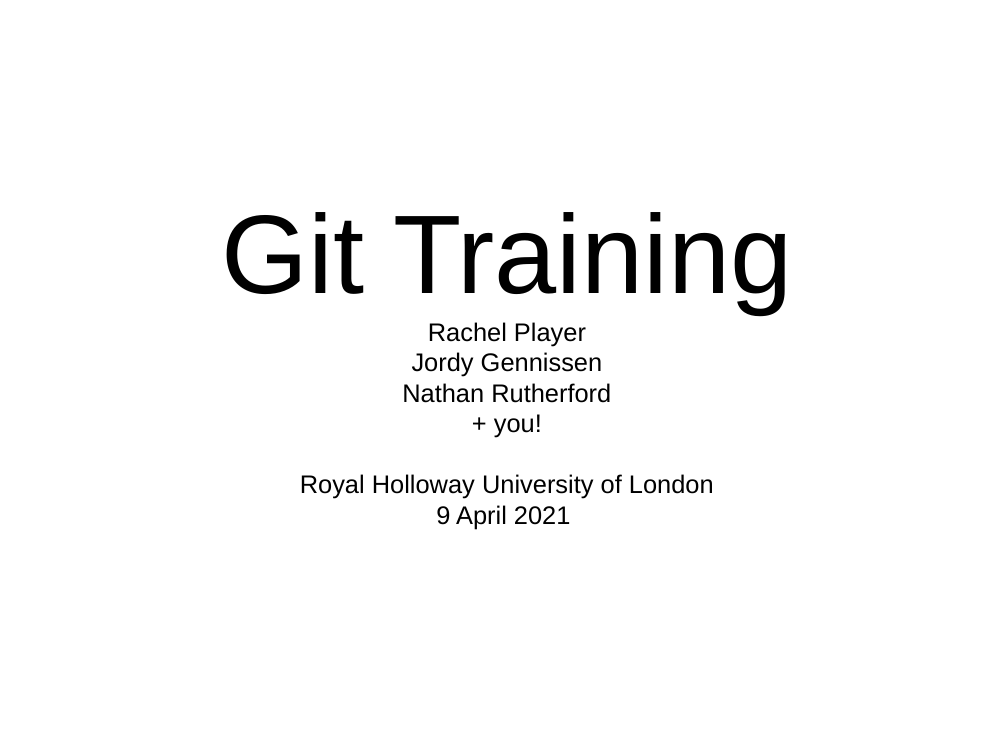
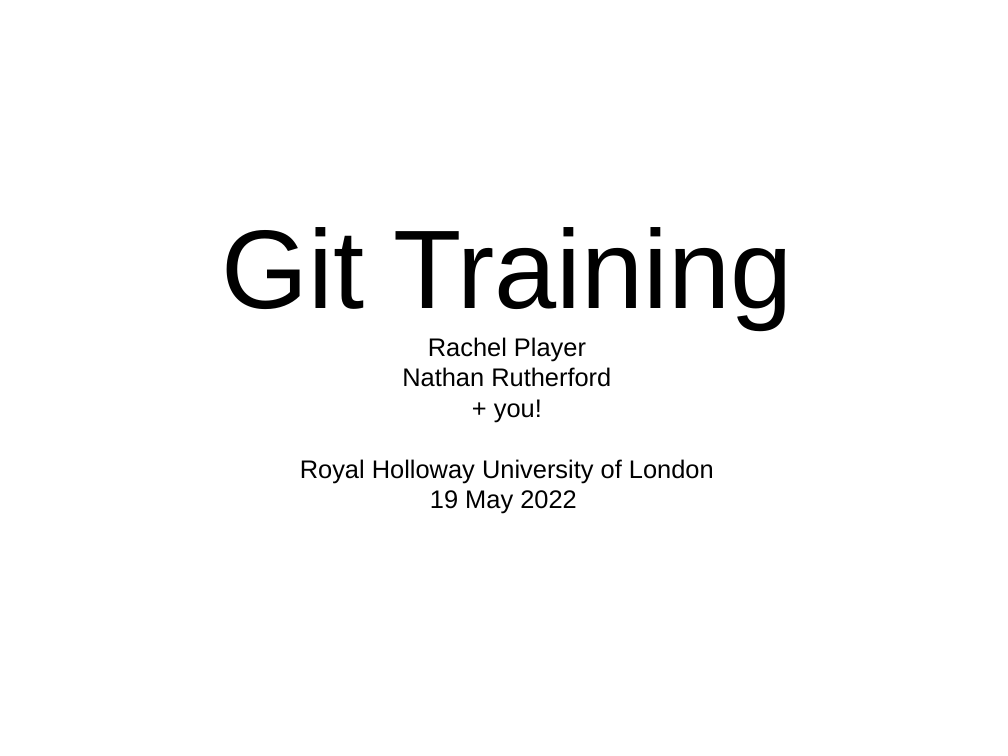
Before and after one commit to rachelplayer/isg-playground, a slide deck: slide 1 of git_workshop.pptx. Drawn at 1008x756 pixels with LibreOffice and Linux fonts; fonts in the diff are those of the drawing. Boxes give left, top, right and bottom in pixels: in the first picture for what was removed or moved away, otherwise in the second. Text is boxed around its words. In the diff, an @@ line names an element or a change of style, - is before the commit and + after.

```diff
--- a/git_workshop.pptx
+++ b/git_workshop.pptx
@@ title at <box>221,227,792,514</box>: text changed @@
-Git Training
-Rachel Player
-Jordy Gennissen
-Nathan Rutherford
-+ you!
-Royal Holloway University of London
-9 April 2021
+Git Training
+Rachel Player
+Nathan Rutherford
++ you!
+Royal Holloway University of London
+19 May 2022
```
Also in this commit, not shown: 5 other slides changed, 33 slides added, 52 slides removed.
